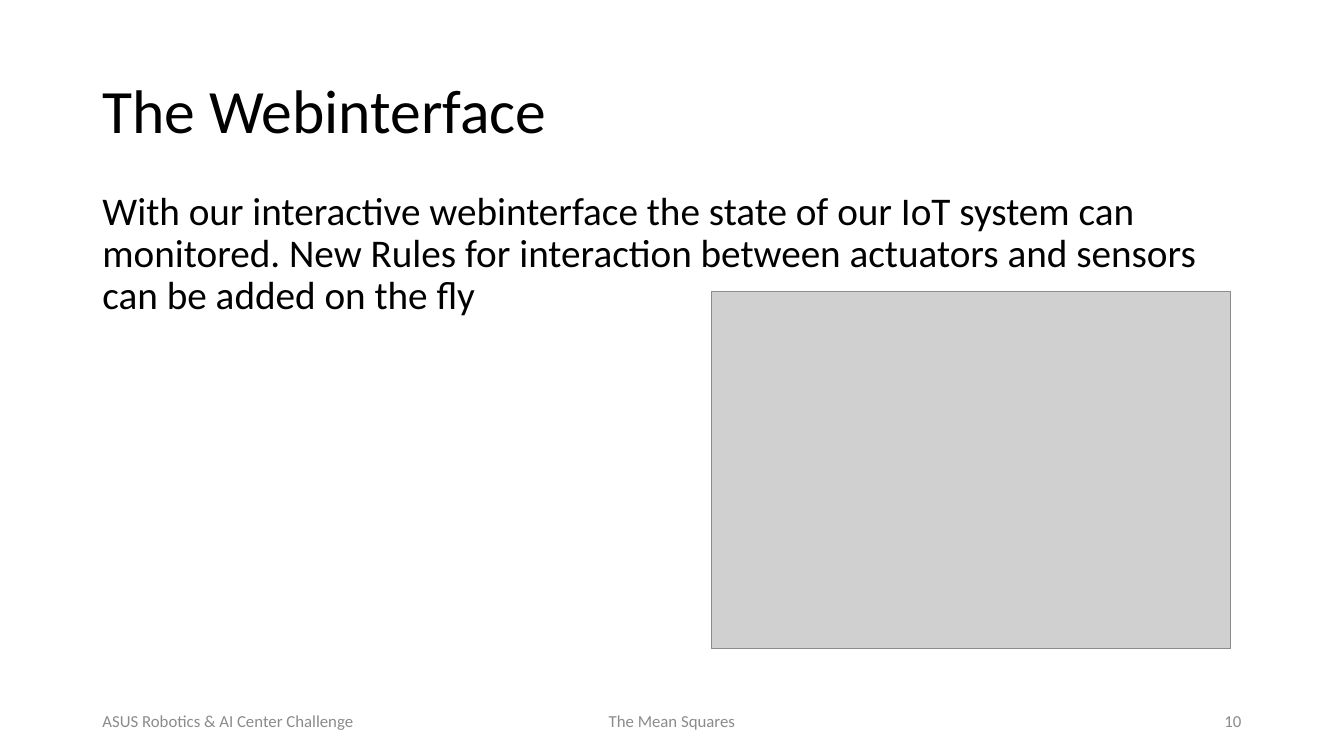
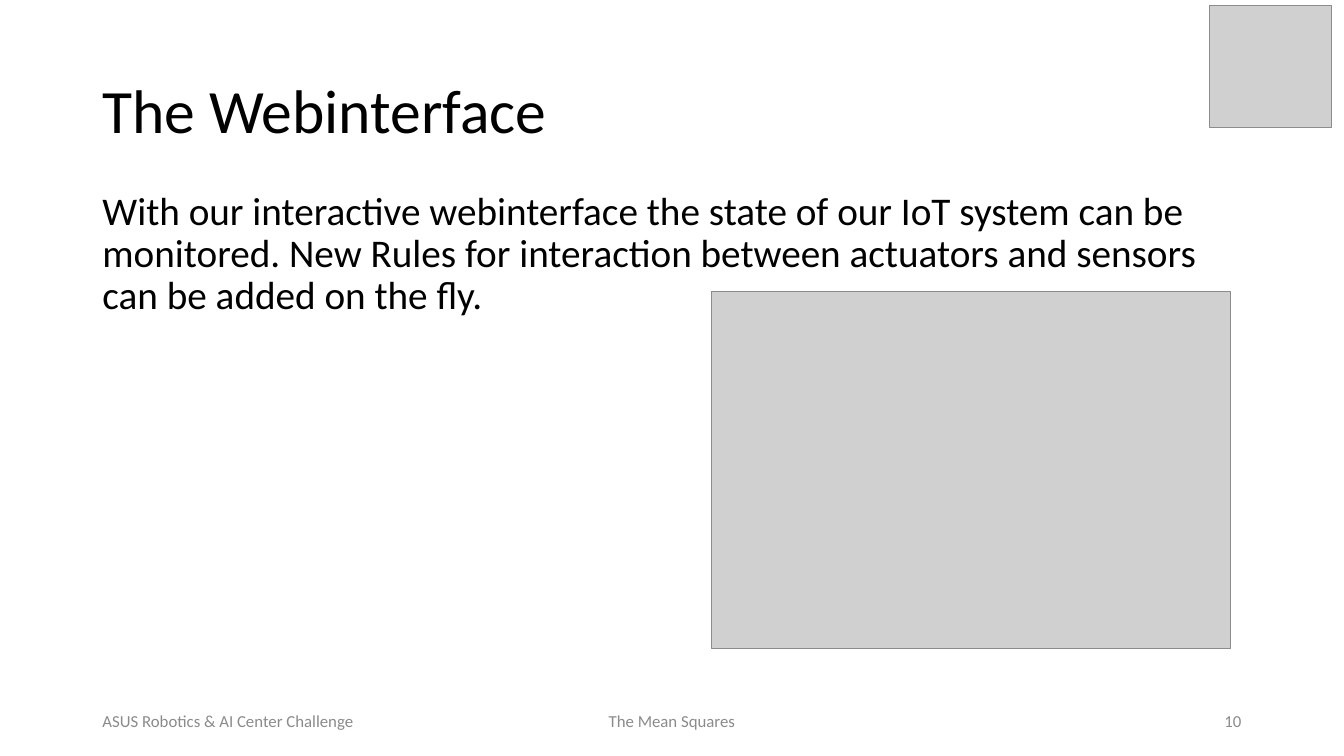
Before and after one commit to Karko93/Polyhack2020-Project, a slide deck: slide 10 of Documents/TheMeanSquares_ASUSChallenge.pptx. Drawn at 1344x756 pixels with LibreOffice and Linux fonts; fonts in the diff are those of the drawing; grey boxes stand for pictures; background and template pictures are left out. Boxes give left, top, right and bottom in pixels: in the first picture for what was removed or moved away, otherwise in the second. Text is boxed around its words. In the diff, an @@ line names an element or a change of style, - is before the commit and + after.

Commit message:
updated slides

```diff
--- a/Documents/TheMeanSquares_ASUSChallenge.pptx
+++ b/Documents/TheMeanSquares_ASUSChallenge.pptx
@@ picture added at bbox=[1210, 6, 1332, 128] @@
@@ text at bbox=[102, 197, 1196, 316]: text changed @@
-With our interactive webinterface the state of our IoT system can monitored. New Rules for interaction between actuators and sensors can be added on the fly
+With our interactive webinterface the state of our IoT system can be monitored. New Rules for interaction between actuators and sensors can be added on the fly.
```
Also in this commit, not shown: 5 other slides changed, 1 other file.
